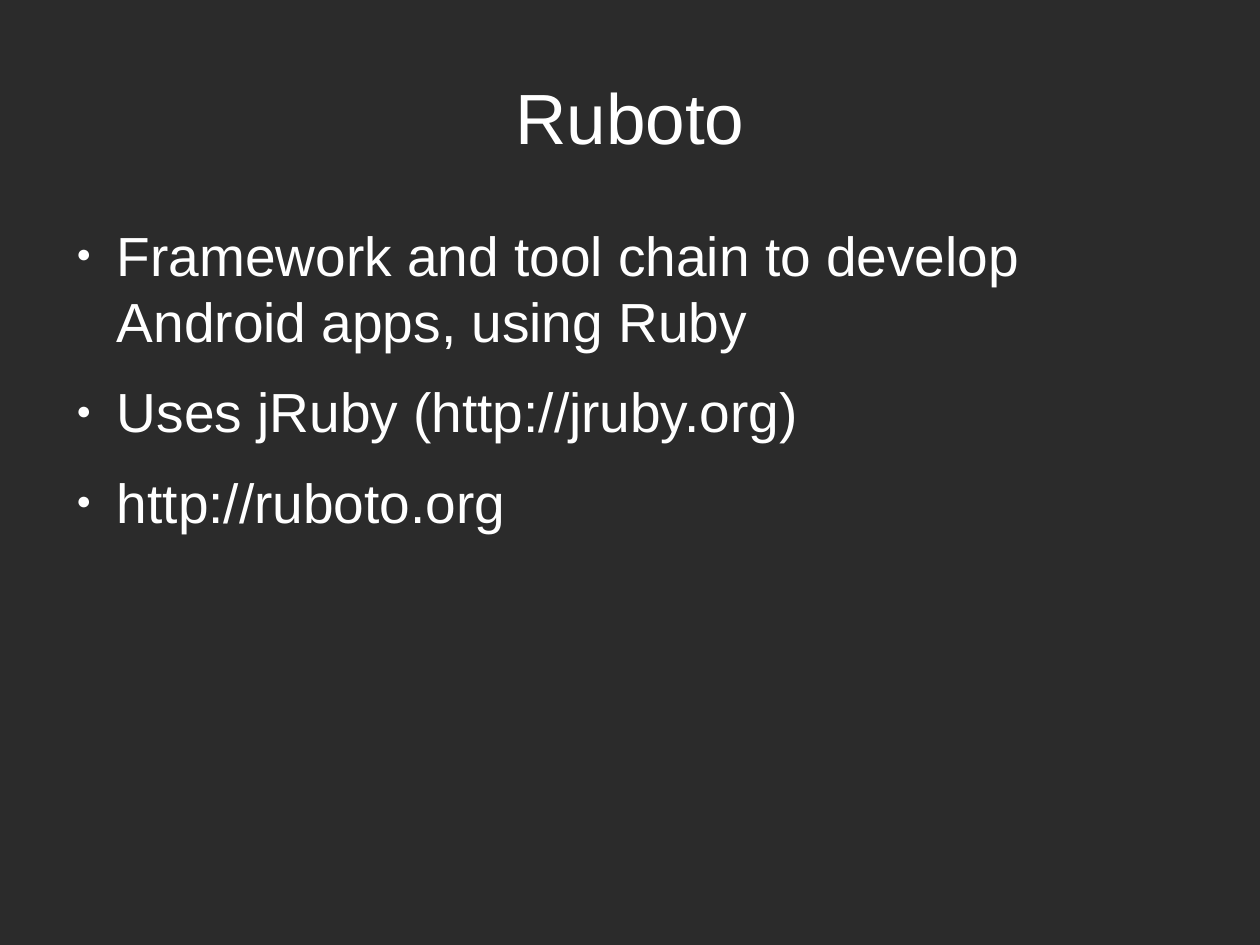
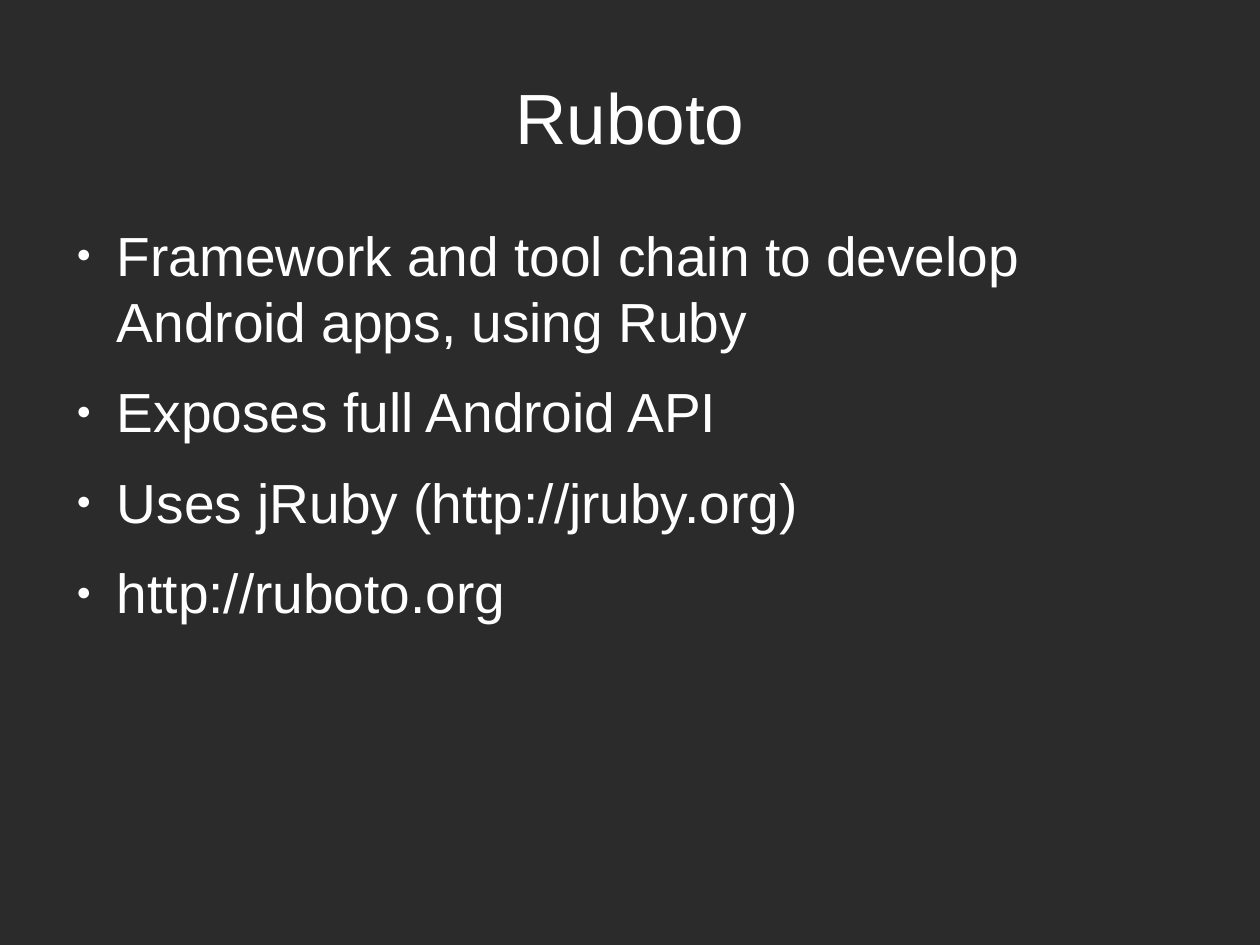
Before and after one commit to speakingcode/pres-ruboto, a slide deck: slide 3 of pres-ruboto.odp. Drawn at 1260x945 pixels with LibreOffice and Linux fonts; fonts in the diff are those of the drawing; background and template pictures are left out; a plain dark background stands for a picture behind light text. Boxes give left, top, right and bottom in pixels: in the first picture for what was removed or moved away, otherwise in the second. Text is boxed around its words. In the diff, an @@ line names an element or a change of style, - is before the commit and + after.

```diff
--- a/pres-ruboto.odp
+++ b/pres-ruboto.odp
@@ text at bbox=[117, 392, 717, 442]: paragraph added @@
+● Exposes full Android API
```
Also in this commit, not shown: 6 other slides changed, 9 slides added, 1 slide removed.
